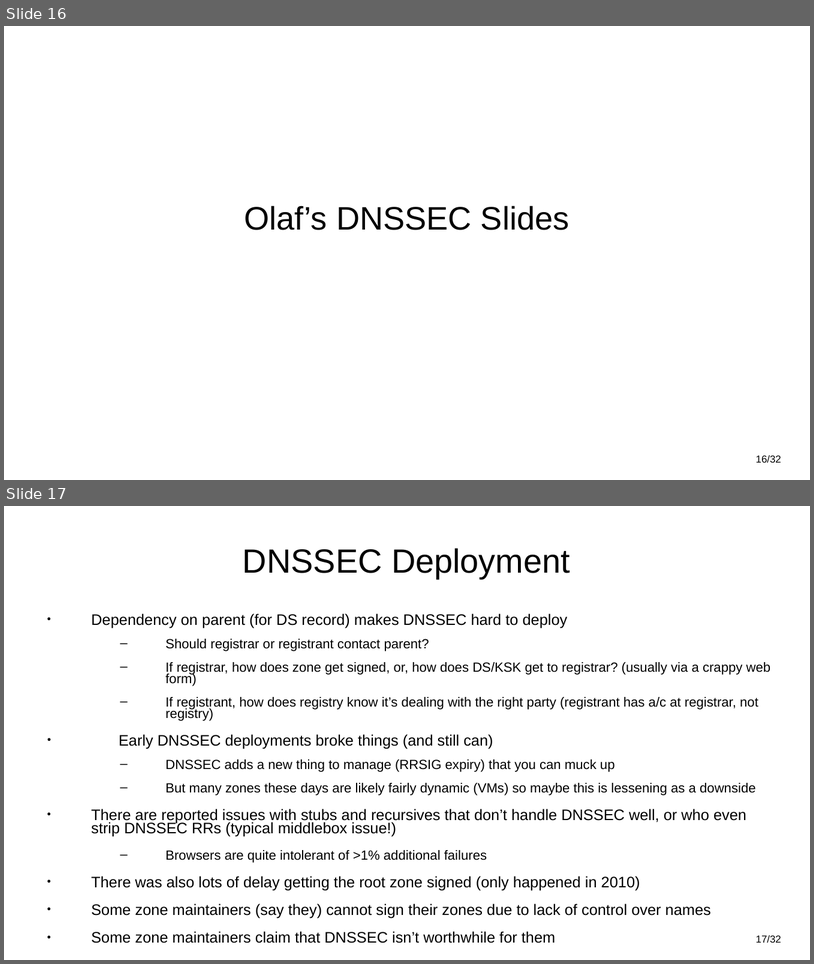
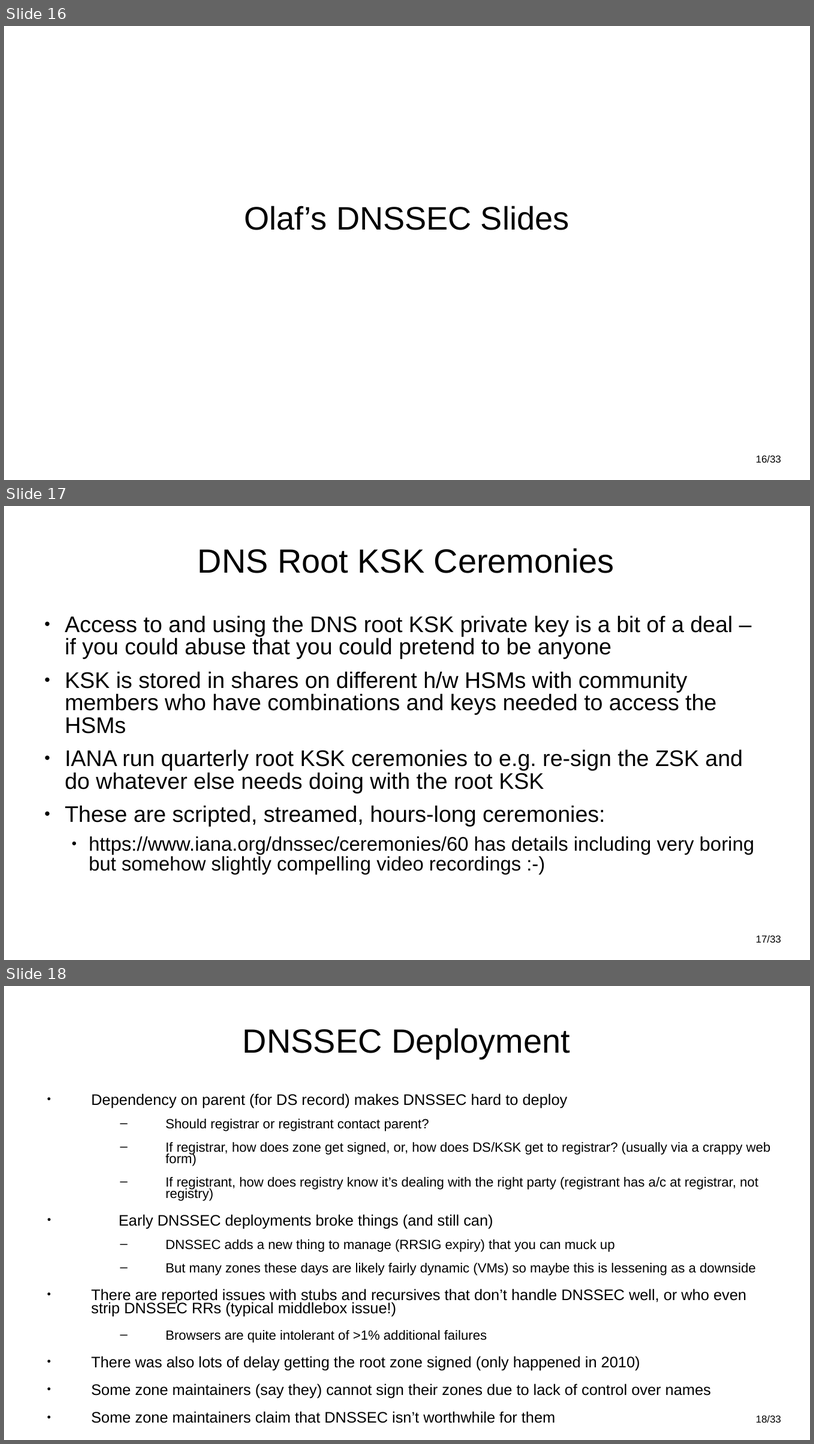
Before and after one commit to Teniola-Malomo/cs7053, a slide deck: 2026lectures/10-dns.odp. Shown one above the other, each under a label of ours: slides 16 and 17 before the commit, slides 16, 17 and 18 after it. The pictures are 814x964 and 814x1444 pixels, drawn with LibreOffice and Linux fonts; fonts in the diff are those of the drawing. Boxes give left, top, right and bottom in pixels: in the first picture for what was removed or moved away, otherwise in the second. Text is boxed around its words. In the diff, an @@ line names an element or a change of style, - is before the commit and + after.

```diff
--- a/2026lectures/10-dns.odp
+++ b/2026lectures/10-dns.odp
@@ slide 17 added at box(4, 506, 810, 960), background #FFFFFF; not listed: 1 template element that a slide beside it also shows @@
@@ title added at box(198, 548, 615, 573), 33 pt, text #000000 @@
+DNS Root KSK Ceremonies
@@ text added at box(65, 615, 755, 874), 22.2 pt, text #000000 @@
+● Access to and using the DNS root KSK private key is a bit of a deal – if you could abuse that you could pretend to be anyone
+● KSK is stored in shares on different h/w HSMs with community members who have combinations and keys needed to access the HSMs
+● IANA run quarterly root KSK ceremonies to e.g. re-sign the ZSK and do whatever else needs doing with the root KSK
+● These are scripted, streamed, hours-long ceremonies:
+  ● https://www.iana.org/dnssec/ceremonies/60 has details including very boring but somehow slightly compelling video recordings :-)
@@ page number at box(756, 454, 782, 462): text changed @@
-16/32
+16/33
@@ what was slide 17 is now slide 18 @@
@@ page number at box(756, 1414, 782, 1422): text changed @@
-17/32
+18/33
```
Also in this commit, not shown: 2 other files.
